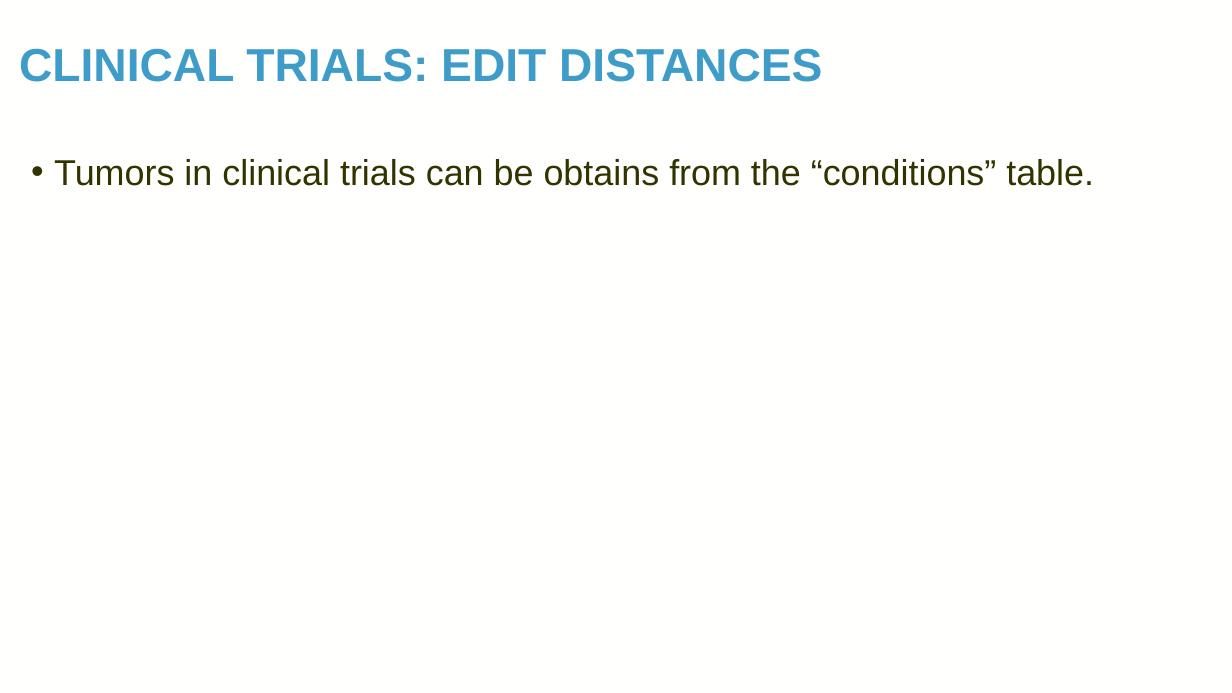
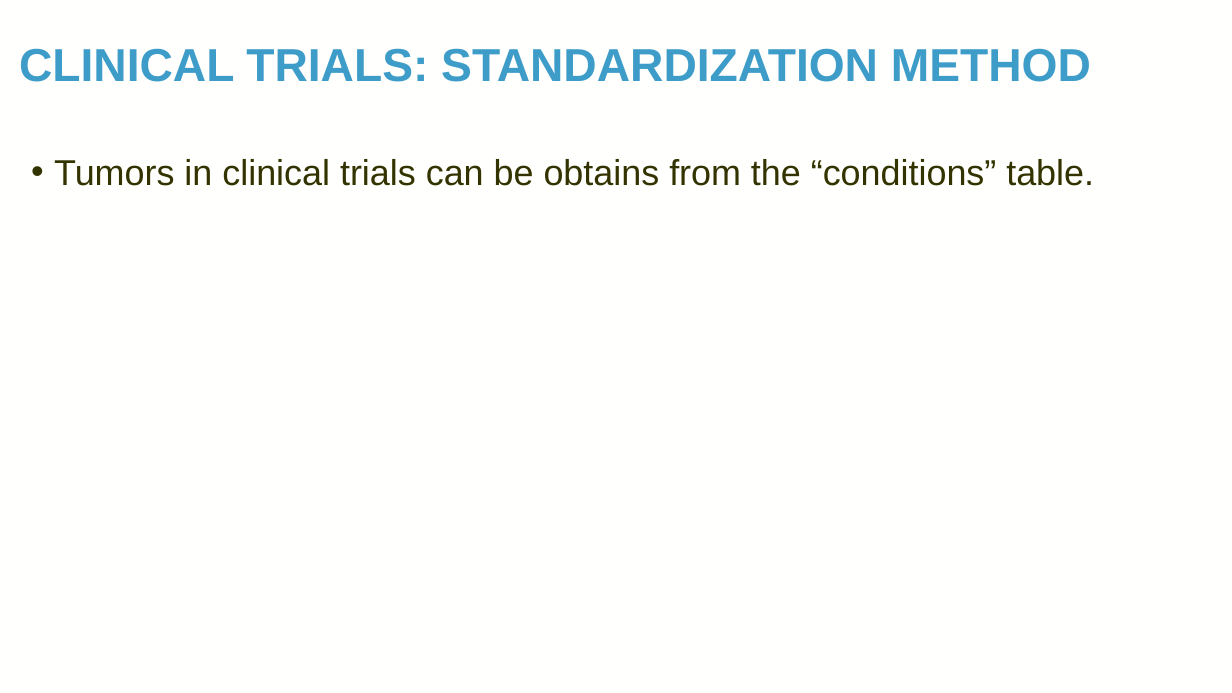
Before and after one commit to TaylorResearchLab/CANTOS, a slide deck: slide 13 of presentations/BIG_2024.pptx (slide 11 before the commit). Drawn at 1232x693 pixels with LibreOffice and Linux fonts; fonts in the diff are those of the drawing; background and template pictures are left out. Boxes give left, top, right and bottom in pixels: in the first picture for what was removed or moved away, otherwise in the second. Text is boxed around its words. In the diff, an @@ line names an element or a change of style, - is before the commit and + after.

```diff
--- a/presentations/BIG_2024.pptx
+++ b/presentations/BIG_2024.pptx
@@ title at (19, 48, 1091, 82): text changed @@
-CLINICAL TRIALS: EDIT DISTANCES
+CLINICAL TRIALS: STANDARDIZATION METHOD
```
Also in this commit, not shown: 1 other slide changed, 1 slide added.
